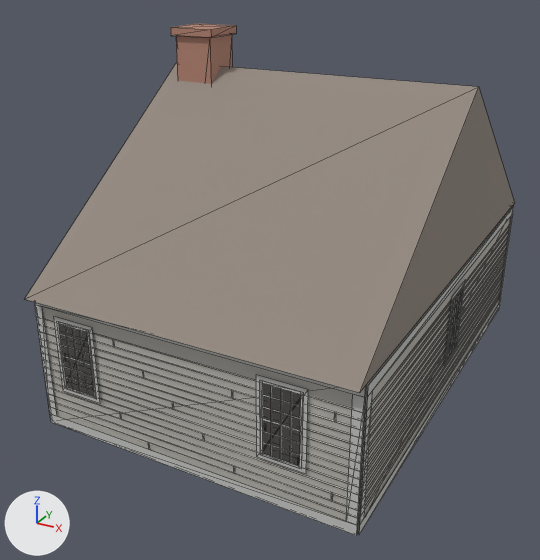
A saved change to the glTF model chicago/4d/assets/web/recon_1835_south_d5_007__inferred_1835.glb.
Both versions are drawn from a 50 mm camera at (9.85, -8.91, 8.57) aimed at (2.72, 4.06, 2.09). Every picture has the same lights, and +X, +Y and +Z are marked at lower left. The older version comes first. Mesh edges are drawn as thin lines. Where no turn or scale is listed for an object, it has been applied to the vertices. Vertices at exactly the same position are counted once.

Names of what the first picture shows: 'recon_1835_south_d5_007__inferred_1835'.
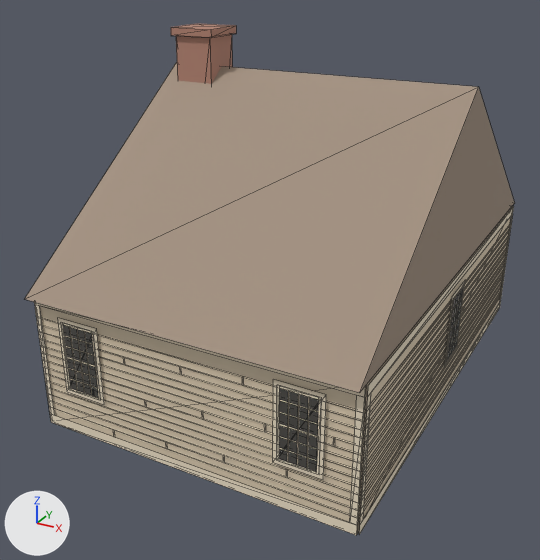
Changed parts and their boxes (x1, y1, x2, y2) in the pictures (540 x 560 px; the box of a moved part takes in the faces that stretch with it):
'recon_1835_south_d5_007__inferred_1835', recoloured, reshaped (grey to beige)
    both: (25, 23, 515, 535)
part 1 of me_recon_1835_south_d5_007__inferred_1835, rebuilt
    before: (260, 380, 303, 469)
    after: (277, 385, 322, 475)
part 2 of me_recon_1835_south_d5_007__inferred_1835, rebuilt
    before: (57, 322, 96, 399)
    after: (61, 323, 101, 401)
part 3 of me_recon_1835_south_d5_007__inferred_1835, rebuilt
    before: (256, 375, 308, 474)
    after: (273, 380, 326, 480)
part 4 of me_recon_1835_south_d5_007__inferred_1835, rebuilt (7% taller)
    before: (263, 419, 300, 432)
    after: (279, 424, 318, 438)
part 5 of me_recon_1835_south_d5_007__inferred_1835, rebuilt
    before: (290, 392, 292, 463)
    after: (287, 391, 289, 462)
part 6 of me_recon_1835_south_d5_007__inferred_1835, rebuilt
    before: (263, 442, 300, 456)
    after: (279, 448, 317, 461)
part 7 of me_recon_1835_south_d5_007__inferred_1835, rebuilt
    before: (263, 431, 300, 444)
    after: (279, 436, 317, 449)
part 8 of me_recon_1835_south_d5_007__inferred_1835, rebuilt (8% taller)
    before: (263, 407, 300, 419)
    after: (279, 412, 318, 425)
part 9 of me_recon_1835_south_d5_007__inferred_1835, rebuilt
    before: (262, 394, 301, 407)
    after: (279, 400, 318, 412)
part 10 of me_recon_1835_south_d5_007__inferred_1835, rebuilt
    before: (54, 317, 100, 403)
    after: (58, 318, 104, 404)
part 11 of me_recon_1835_south_d5_007__inferred_1835, rebuilt
    before: (57, 321, 96, 396)
    after: (63, 323, 101, 399)
part 12 of me_recon_1835_south_d5_007__inferred_1835, deleted
    before: (63, 328, 333, 501)
part 13 of me_recon_1835_south_d5_007__inferred_1835, cut back
    before: (35, 305, 74, 416)
    after: (35, 305, 95, 415)
part 14 of me_recon_1835_south_d5_007__inferred_1835, moved or reshaped
    before: (280, 389, 373, 525)
    after: (278, 385, 371, 525)
part 15 of me_recon_1835_south_d5_007__inferred_1835, moved or reshaped (mostly hidden)
    before: (499, 214, 513, 303)
    after: (500, 214, 513, 301)

Patch to the scene script:
```diff
--- a/chicago/4d/assets/web/recon_1835_south_d5_007__inferred_1835.glb.py
+++ b/chicago/4d/assets/web/recon_1835_south_d5_007__inferred_1835.glb.py
@@ mat_wall @@
 mat_wall = principled_material('wall')
-mat_wall.base_color = (0.506, 0.49, 0.447)  # grey #bdbab2
+mat_wall.base_color = (0.765, 0.643, 0.471)  # beige #e3d2b7
 mat_wall.roughness = 0.86
@@ mat_trim @@
 mat_trim = principled_material('trim')
-mat_trim.base_color = (0.584, 0.59, 0.565)  # light grey #c9cac6
+mat_trim.base_color = (0.882, 0.775, 0.595)  # pale yellow #f1e4cb
 mat_trim.roughness = 0.85
@@ me_recon_1835_south_d5_007__inferred_1835 @@
-me_recon_1835_south_d5_007__inferred_1835.from_pydata(...)  # 642 vertices, 396 faces; spans x -3.32..3.32, y -5.37..5.37, z -3.57..3.57
+me_recon_1835_south_d5_007__inferred_1835.from_pydata(...)  # 634 vertices, 392 faces; spans x -3.32..3.32, y -5.37..5.37, z -3.57..3.57
+# me_recon_1835_south_d5_007__inferred_1835 part 1: the loose piece of 12 vertices spanning x 1.51..2.28, y -5.17, z -2.62..-1.19 is rebuilt with 12 vertices and now spans x 1.82..2.58, y -5.17, z -2.62..-1.19
+# me_recon_1835_south_d5_007__inferred_1835 part 2: the loose piece of 12 vertices spanning x -2.75..-1.99, y -5.17, z -2.62..-1.19 is rebuilt with 12 vertices and now spans x -2.65..-1.89, y -5.17, z -2.62..-1.19
+# me_recon_1835_south_d5_007__inferred_1835 part 3: the loose piece of 4 vertices spanning x 1.44..2.35, y -5.16, z -2.7..-1.12 is rebuilt with 4 vertices and now spans x 1.74..2.66, y -5.16, z -2.7..-1.12
+# me_recon_1835_south_d5_007__inferred_1835 part 4: the loose piece of 4 vertices spanning x 1.56..2.23, y -5.17, z -1.93..-1.89 is rebuilt with 4 vertices and now spans x 1.86..2.54, y -5.17, z -1.93..-1.89
+# me_recon_1835_south_d5_007__inferred_1835 part 5: the loose piece of 4 vertices spanning x 2.06..2.08, y -5.17, z -2.58..-1.24 is rebuilt with 4 vertices and now spans x 2.01..2.04, y -5.17, z -2.58..-1.24
+# me_recon_1835_south_d5_007__inferred_1835 part 6: the loose piece of 4 vertices spanning x 1.56..2.23, y -5.17, z -2.38..-2.35 is rebuilt with 4 vertices and now spans x 1.86..2.54, y -5.17, z -2.38..-2.35
+# me_recon_1835_south_d5_007__inferred_1835 part 7: the loose piece of 4 vertices spanning x 1.56..2.23, y -5.17, z -2.15..-2.13 is rebuilt with 4 vertices and now spans x 1.86..2.54, y -5.17, z -2.15..-2.13
+# me_recon_1835_south_d5_007__inferred_1835 part 8: the loose piece of 4 vertices spanning x 1.56..2.23, y -5.17, z -1.69..-1.67 is rebuilt with 4 vertices and now spans x 1.86..2.54, y -5.17, z -1.69..-1.67
+# me_recon_1835_south_d5_007__inferred_1835 part 9: the loose piece of 4 vertices spanning x 1.56..2.23, y -5.17, z -1.46..-1.44 is rebuilt with 4 vertices and now spans x 1.86..2.54, y -5.17, z -1.46..-1.44
+# me_recon_1835_south_d5_007__inferred_1835 part 10: the loose piece of 4 vertices spanning x -2.83..-1.91, y -5.16, z -2.7..-1.12 is rebuilt with 4 vertices and now spans x -2.73..-1.81, y -5.16, z -2.7..-1.12
+# me_recon_1835_south_d5_007__inferred_1835 part 11: the loose piece of 4 vertices spanning x -2.75..-1.99, y -5.17, z -2.62..-1.19 is rebuilt with 4 vertices and now spans x -2.65..-1.89, y -5.17, z -2.62..-1.19
+# me_recon_1835_south_d5_007__inferred_1835 part 12: 10 loose pieces with 40 vertices, spanning x -2.71..2.82, y -5.17..4.5, z -3.07..-1.19, are deleted
+# me_recon_1835_south_d5_007__inferred_1835 part 13: 5 vertices moved from x -3.32..-2.05, y -5.15..-4.93, z -3.37..-0.98 to x -3.32..-2.08, y -5.15..-4.99, z -3.37..-0.98; 5 vertices removed from x -2.56..-2.08, y -5.17..-5.14, z -2.58..-1.24; 21 vertices added at x -2.61..-1.93, y -5.17..-5.14, z -2.62..-1.24
+# me_recon_1835_south_d5_007__inferred_1835 part 14: 4 vertices moved from x 3.08..3.3, y -5.15..-4.93, z -3.37..-0.98 to x 3.14..3.3, y -5.15..-4.99, z -3.37..-0.98; 4 vertices removed from x 1.88..1.91, y -5.17, z -2.58..-1.24; 12 vertices added at x 1.82..2.58, y -5.17, z -2.62..-1.19
+# me_recon_1835_south_d5_007__inferred_1835 part 15: 4 vertices moved from x 3.08..3.3, y 4.26..4.48, z -3.37..-0.98 to x 3.14..3.3, y 4.32..4.48, z -3.37..-0.98; 4 vertices removed from x 1.88..1.91, y 4.5, z -2.58..-1.24; 8 vertices added at x 2.19..2.38, y 4.5, z -2.58..-1.24
+# other edits to the shape of me_recon_1835_south_d5_007__inferred_1835 do not show in these pictures
 me_recon_1835_south_d5_007__inferred_1835.materials.append(mat_wall)
```
